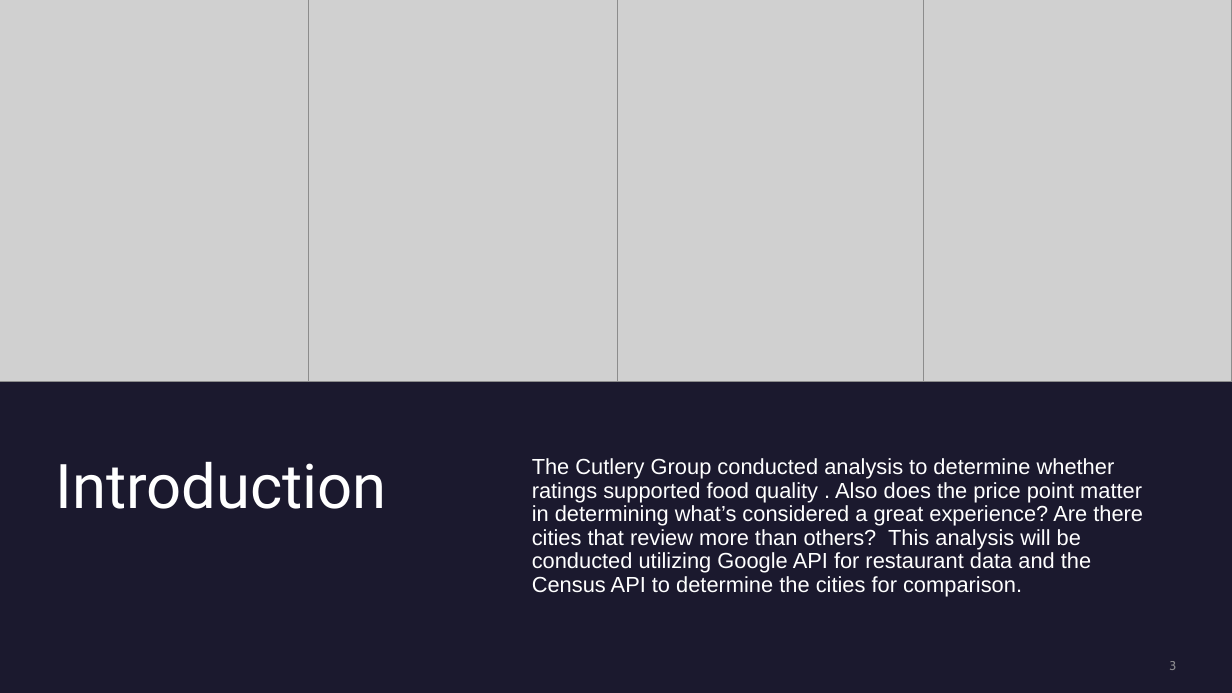
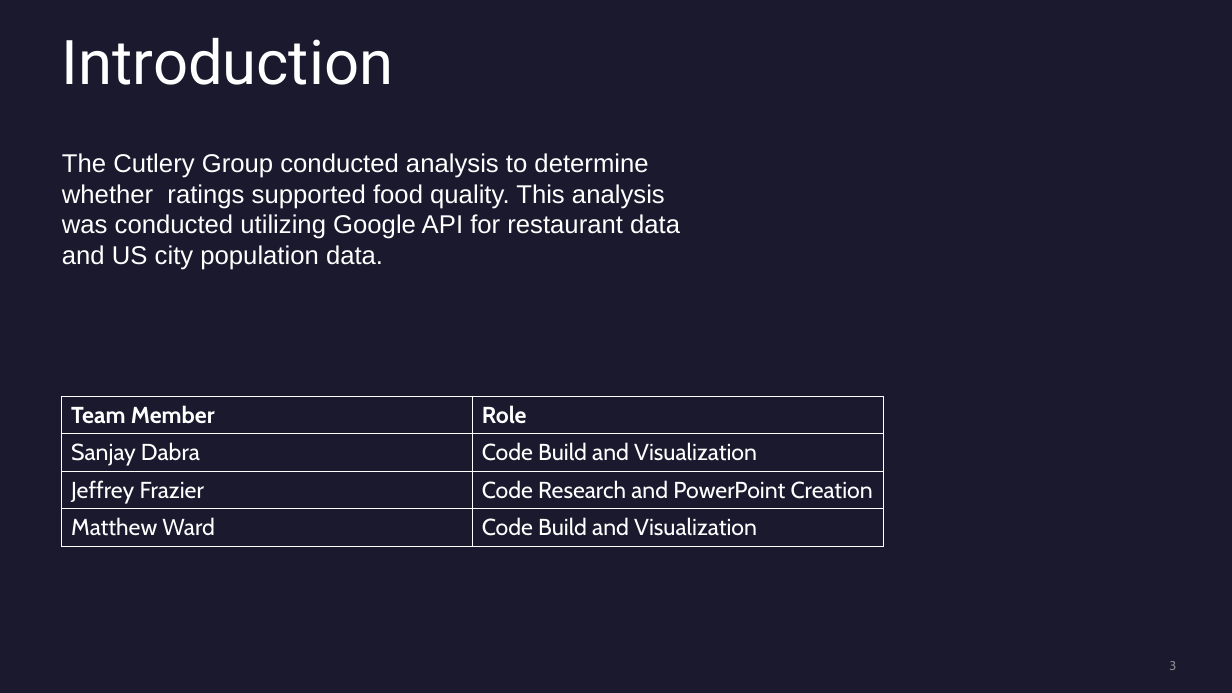
Before and after one commit to mward95/Restaurant_API, a slide deck: slide 3 of Sanjay Dabra/Presentation1.pptx. Drawn at 1232x693 pixels with LibreOffice and Linux fonts; fonts in the diff are those of the drawing; grey boxes stand for pictures. Boxes give left, top, right and bottom in pixels: in the first picture for what was removed or moved away, otherwise in the second. Text is boxed around its words. In the diff, an @@ line names an element or a change of style, - is before the commit and + after.

Commit message:
Presentation Update

```diff
--- a/Sanjay Dabra/Presentation1.pptx
+++ b/Sanjay Dabra/Presentation1.pptx
@@ picture removed at (0, 0, 309, 382) @@
@@ picture removed at (309, 0, 617, 382) @@
@@ picture removed at (615, 0, 923, 382) @@
@@ picture removed at (923, 0, 1232, 382) @@
@@ title "Introduction": place and size @@
-title "Introduction" at (56, 461, 387, 509)
+title "Introduction" at (62, 37, 393, 85)
@@ text at (62, 153, 680, 270): text changed; size 17 to 20 pt @@
-The Cutlery Group conducted analysis to determine whether ratings supported food quality . Also does the price point matter in determining what’s considered a great experience? Are there cities that review more than others? This analysis will be conducted utilizing Google API for restaurant data and the Census API to determine the cities for comparison.
+The Cutlery Group conducted analysis to determine whether ratings supported food quality. This analysis was conducted utilizing Google API for restaurant data and US city population data.
@@ table added at (62, 396, 883, 546), 4 rows, 2 columns @@
+Team Member | Role
+Sanjay Dabra | Code Build and Visualization
+Jeffrey Frazier | Code Research and PowerPoint Creation
+Matthew Ward | Code Build and Visualization
```
Also in this commit, not shown: 6 other slides changed, 4 slides added, 3 slides removed.
